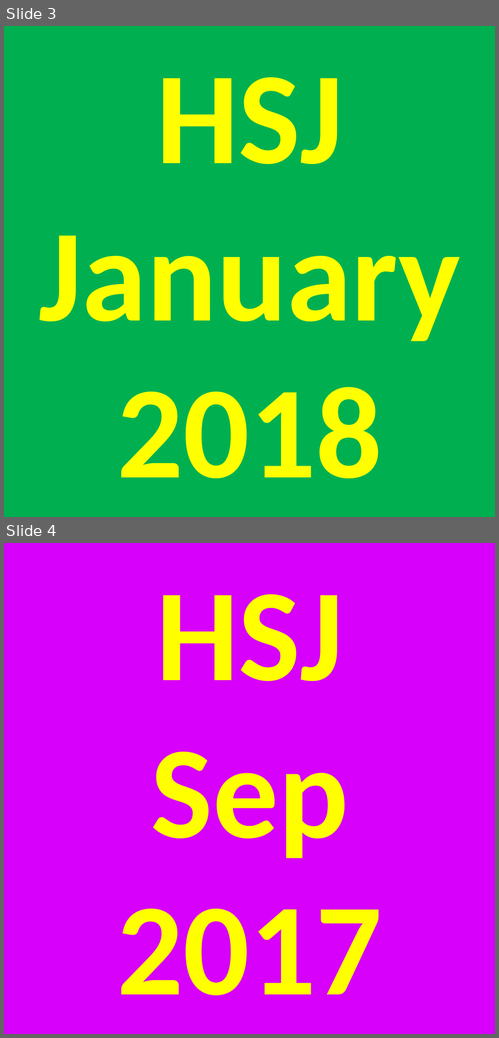
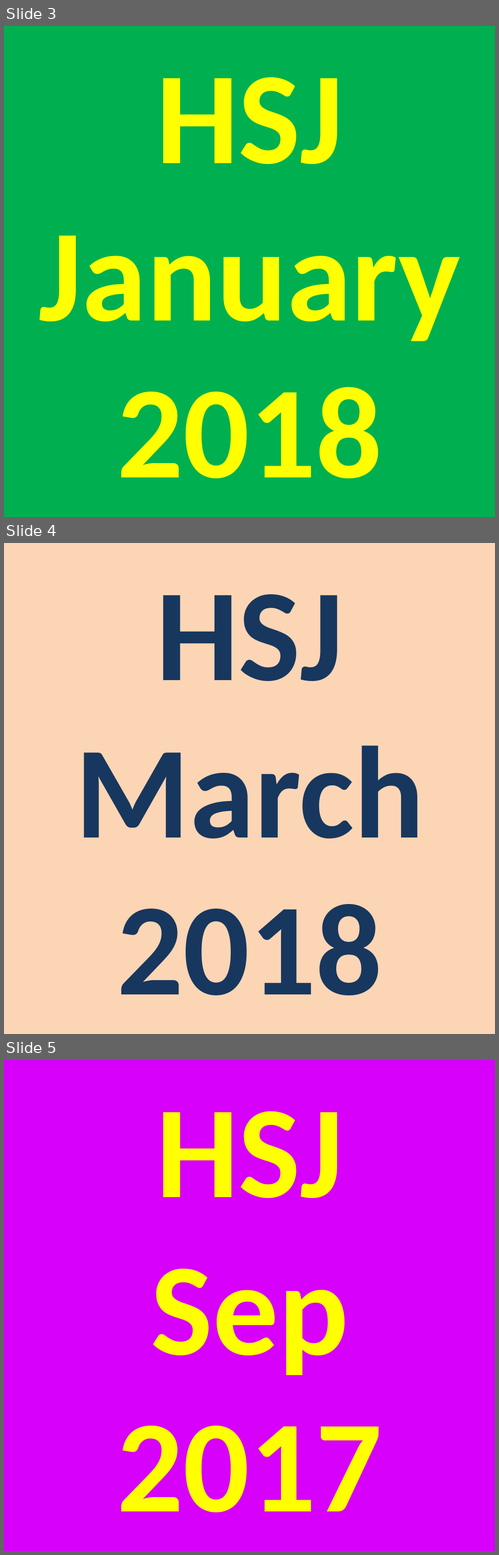
Before and after one commit to hardlystrictlyjerry/hardlystrictlyjerry.github.io, a slide deck: resources/soundcloud.pptx. Shown one above the other, each under a label of ours: slides 3 and 4 before the commit, slides 3, 4 and 5 after it. The pictures are 499x1038 and 499x1555 pixels, drawn with LibreOffice and Linux fonts; fonts in the diff are those of the drawing. Boxes give left, top, right and bottom in pixels: in the first picture for what was removed or moved away, otherwise in the second. Text is boxed around its words. In the diff, an @@ line names an element or a change of style, - is before the commit and + after.

Commit message:
March 2018 update

```diff
--- a/resources/soundcloud.pptx
+++ b/resources/soundcloud.pptx
@@ slide 4 added at [4, 543, 495, 1034], background #FCD5B5 @@
@@ title added at [76, 594, 424, 996], 96 pt, text #17375E, bold @@
+HSJ
+March
+2018
@@ what was slide 4 is now slide 5 @@
```
Also in this commit, not shown: 5 other files.
